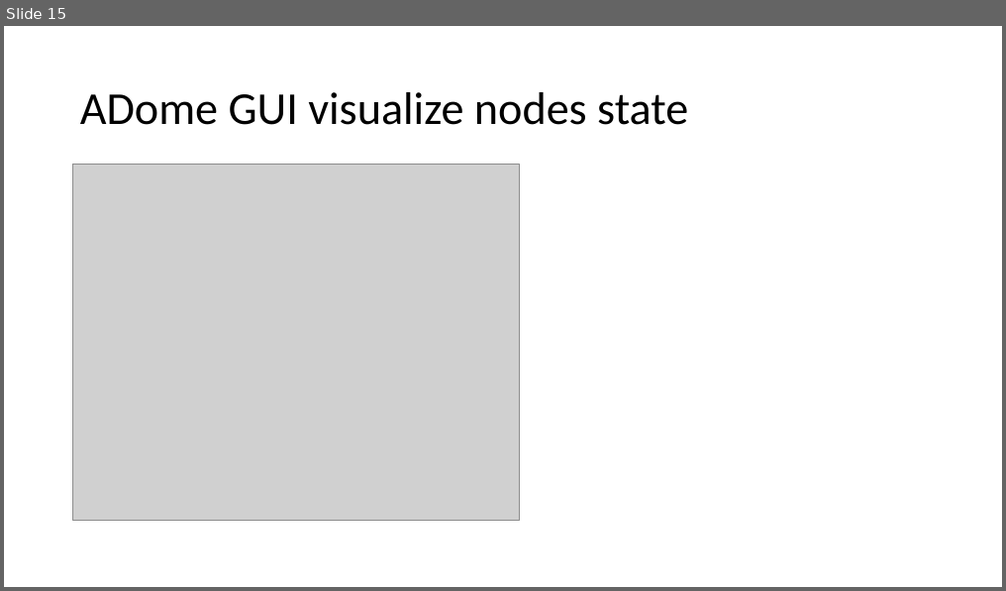
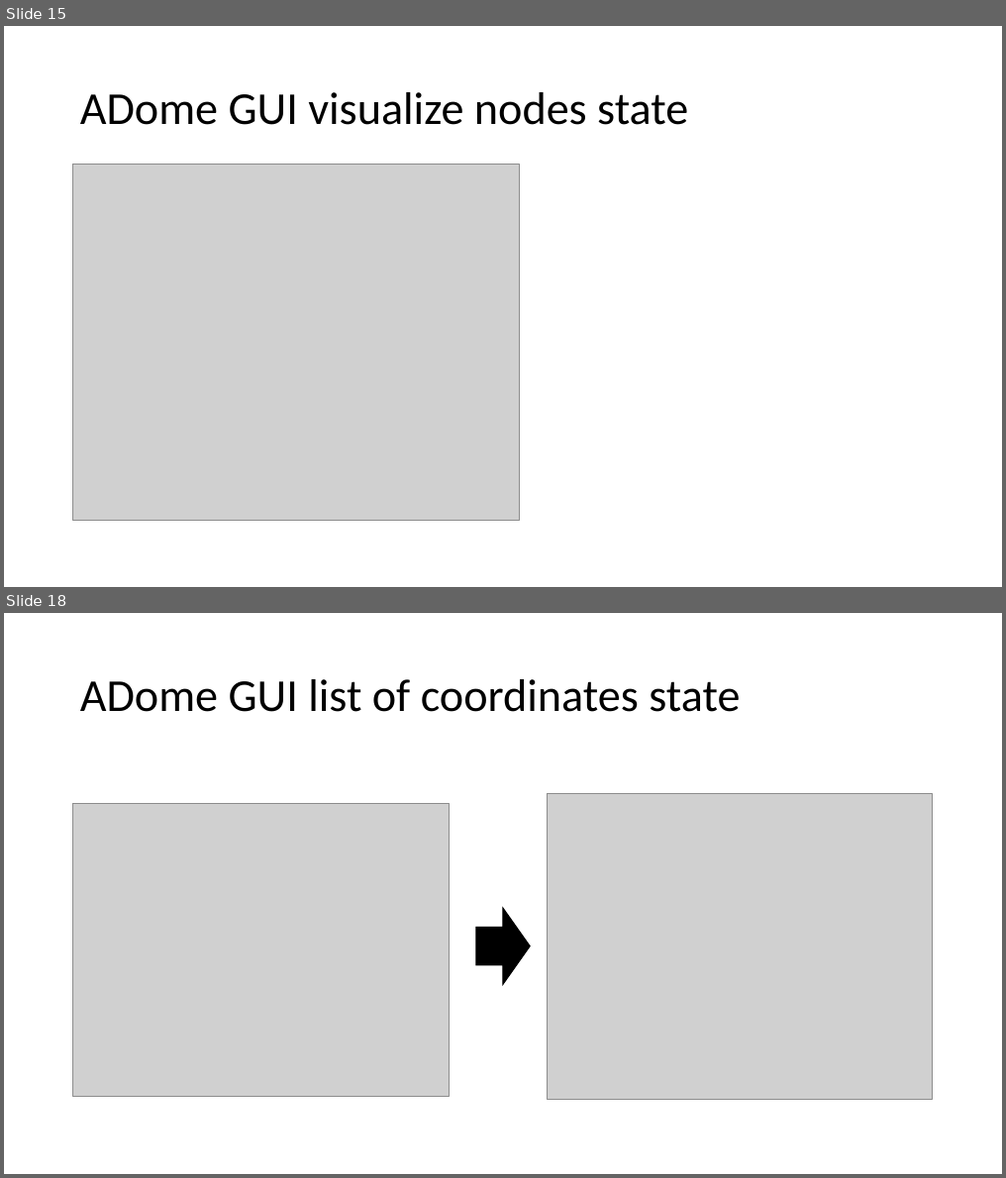
Before and after one commit to ADAALMAN/ADome-GUI, a slide deck: Progression/ADome GUI progression.pptx. Shown one above the other, each under a label of ours: slide 15 before the commit, slides 15 and 18 after it; the slides between them are not shown. The pictures are 1006x591 and 1006x1178 pixels, drawn with LibreOffice and Linux fonts; fonts in the diff are those of the drawing; grey boxes stand for pictures. Boxes give left, top, right and bottom in pixels: in the first picture for what was removed or moved away, otherwise in the second. Text is boxed around its words. In the diff, an @@ line names an element or a change of style, - is before the commit and + after.

```diff
--- a/Progression/ADome GUI progression.pptx
+++ b/Progression/ADome GUI progression.pptx
@@ slide 18 added at <box>4,613,1002,1174</box>, background #FFFFFF @@
@@ title added at <box>80,679,740,712</box>, 44 pt, text #000000 @@
+ADome GUI list of coordinates state
@@ picture added at <box>73,804,449,1097</box> @@
@@ picture added at <box>547,793,933,1099</box> @@
@@ right arrow added at <box>476,908,531,984</box>, fill #000000, outline #000000 1 pt @@
```
Also in this commit, not shown: 1 slide changed, 3 other slides added, 2 slides removed.
